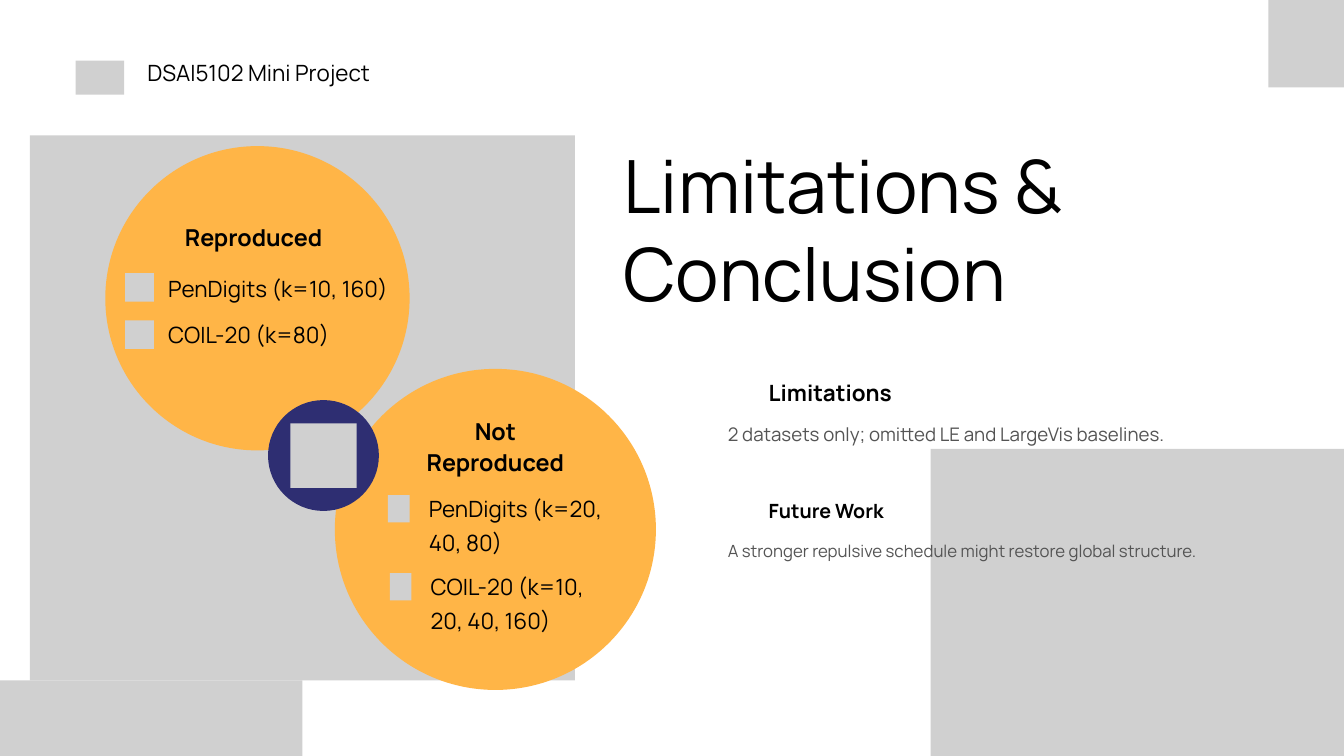
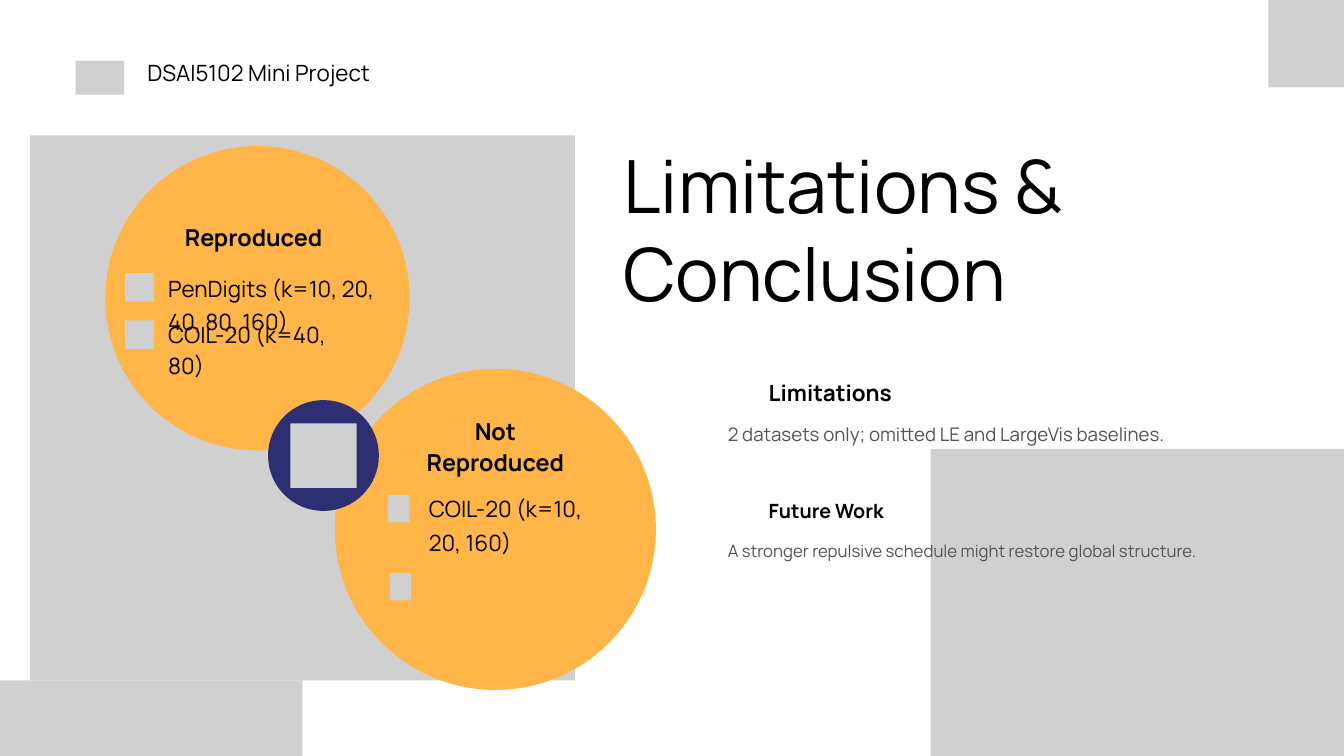
Before and after one commit to PKLgames/dsai5102MiniProject, a slide deck: slide 9 of slides/DSAI5102_Group16_slides_V2.pptx. Drawn at 1344x756 pixels with LibreOffice and Linux fonts; fonts in the diff are those of the drawing; grey boxes stand for pictures; background and template pictures are left out. Boxes give left, top, right and bottom in pixels: in the first picture for what was removed or moved away, otherwise in the second. Text is boxed around its words. In the diff, an @@ line names an element or a change of style, - is before the commit and + after.

```diff
--- a/slides/DSAI5102_Group16_slides_V2.pptx
+++ b/slides/DSAI5102_Group16_slides_V2.pptx
@@ text at <box>168,278,374,337</box>: text changed @@
-PenDigits (k=10, 160)
+PenDigits (k=10, 20, 40, 80, 160)
@@ text at <box>168,323,325,377</box>: text changed @@
-COIL-20 (k=80)
+COIL-20 (k=40, 80)
@@ text at <box>429,498,582,554</box>: text changed @@
-PenDigits (k=20, 40, 80)
+COIL-20 (k=10, 20, 160)
@@ text removed at <box>431,576,584,632</box> @@
-COIL-20 (k=10, 20, 40, 160)
```
Also in this commit, not shown: 1 other slide changed, 15 other files.
